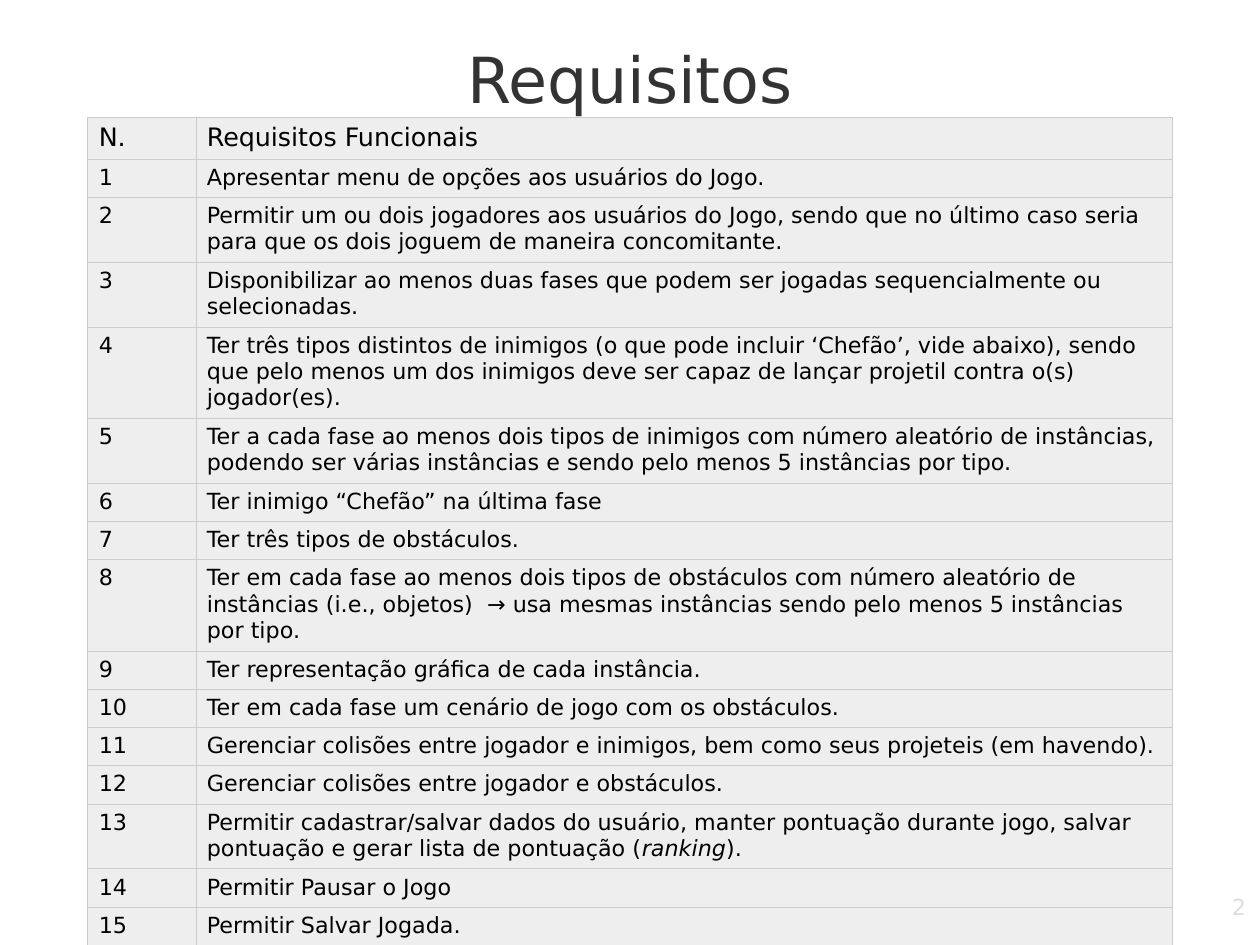
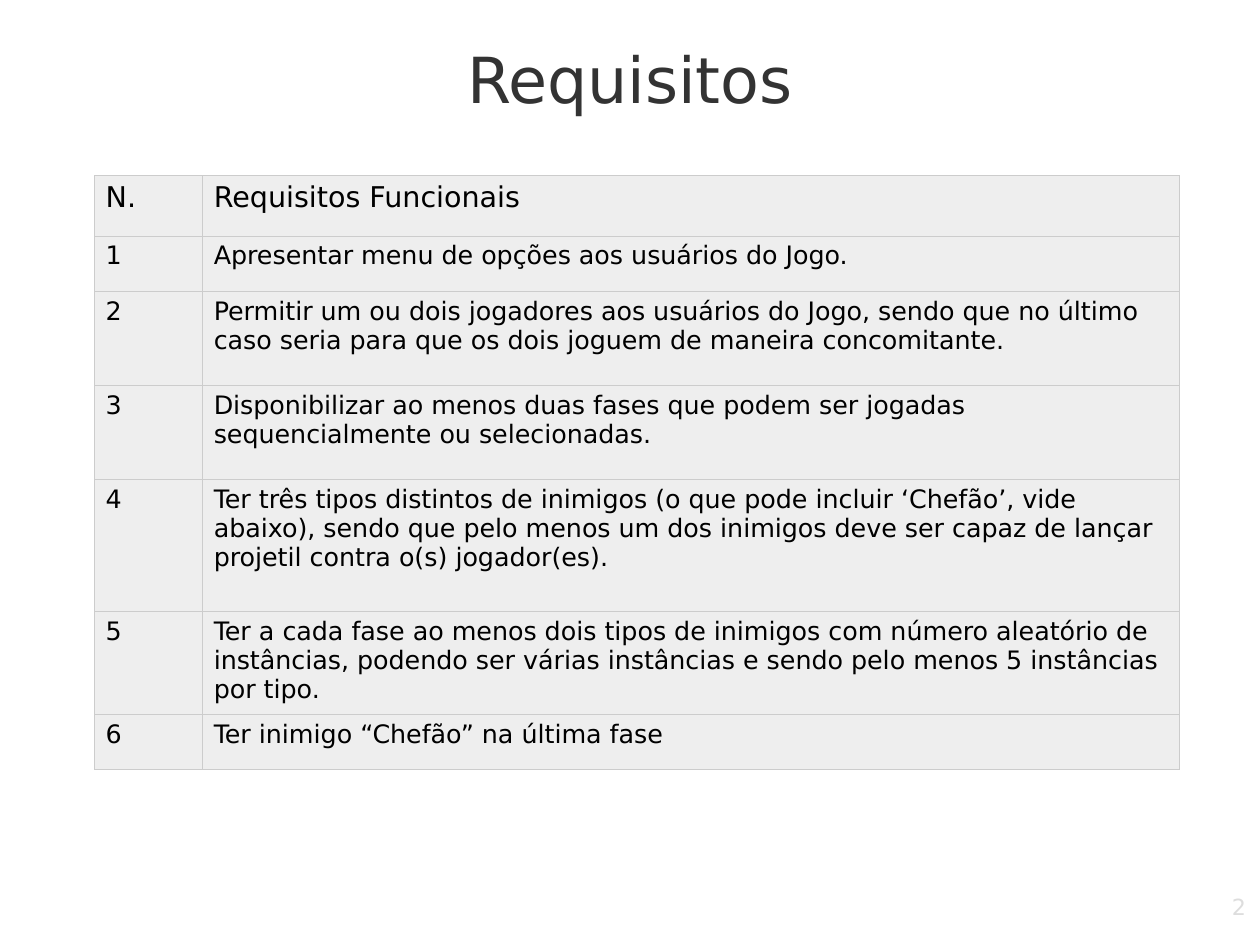
Before and after one commit to LucasEBSkora/jogo-tecnicas, a slide deck: slide 2 of Documents/Apresentação_Slides.odp. Drawn at 1260x945 pixels with LibreOffice and Linux fonts; fonts in the diff are those of the drawing; background and template pictures are left out. Boxes give left, top, right and bottom in pixels: in the first picture for what was removed or moved away, otherwise in the second. Text is boxed around its words. In the diff, an @@ line names an element or a change of style, - is before the commit and + after.

```diff
--- a/Documents/Apresentação_Slides.odp
+++ b/Documents/Apresentação_Slides.odp
@@ table at (95,175,1181,766) @@
-row 8: 7 | Ter três tipos de obstáculos.
-row 9: 8 | Ter em cada fase ao menos dois tipos de obstáculos com número aleatório de instâncias (i.e., objetos) → usa mesmas instâncias sendo pelo menos 5 instâncias por tipo.
-row 10: 9 | Ter representação gráfica de cada instância.
-row 11: 10 | Ter em cada fase um cenário de jogo com os obstáculos.
-row 12: 11 | Gerenciar colisões entre jogador e inimigos, bem como seus projeteis (em havendo).
-row 13: 12 | Gerenciar colisões entre jogador e obstáculos.
-row 14: 13 | Permitir cadastrar/salvar dados do usuário, manter pontuação durante jogo, salvar pontuação e gerar lista de pontuação (ranking).
-row 15: 14 | Permitir Pausar o Jogo
-row 16: 15 | Permitir Salvar Jogada.
@@ table: place and size @@
-table at (88,117,1174,942)
+table at (95,175,1181,766)
```
Also in this commit, not shown: 4 other slides changed, 2 slides added, 1 slide removed, 4 other files.
